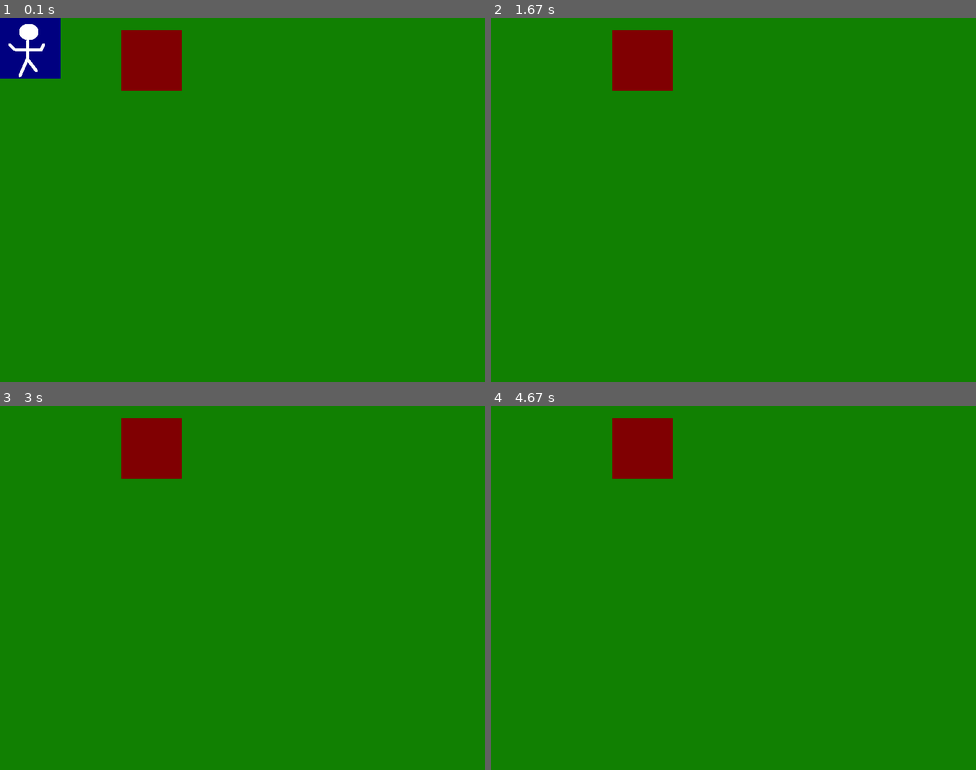
Above: before the commit, frames 1-4 (two rows, left to right).
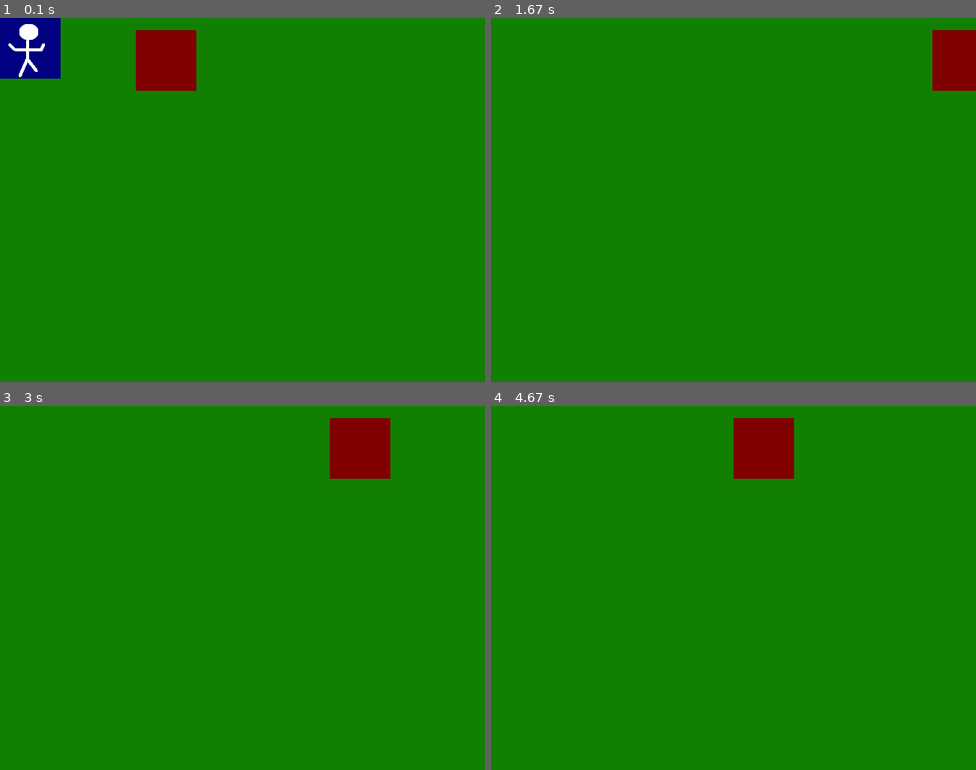
Above: after the commit, the same moments.

Repository: arsummers/pygame-tutorial
Game: pygame game, started from game.py
Two runs of this game, one before a commit and one after it. Both use one fixed random seed, a clock stepped at 60 frames per second and the inputs below.
Inputs:
- Up to frame 1 (0.1 s): no input
- Up to frame 2 (1.67 s): tap A at 0.33 s
- Up to frame 3 (3 s): no input
- Up to frame 4 (4.67 s): no input

The runs differ from the first frame. In frame 1, 1.0% of the frame differs, in the area x 25-41%, y 3-20%; in frame 2, 3.6%; in frame 3, 4.2%, in the area x 25-81%, y 3-20%; in frame 4, 4.2%.

Commit message:
enemy moving

Diff:
--- a/game.py
+++ b/game.py
@@ -68,13 +68,20 @@
         self.rect.y = y
         self.counter = 0
 
-    # def move(self):
-    #     """
-    #     moves enemy
-    #     """
-    #     distance = 80
-    #     speed = 8
+    def move(self):
+        """
+        moves enemy
+        """
+        distance = 80
+        speed = 8
 
+        if self.counter >= 0 and self.counter <= distance:
+            self.rect.x += speed
+        elif self.counter >= distance and self.counter <= distance*2:
+            self.rect.x -= speed
+        else:
+            self.counter = 0
+        self.counter += 1
 
 class Level():
     def bad(lvl, eloc): #expected linter error
@@ -150,5 +157,7 @@
     player.update() #updates player position
     player_list.draw(world) #draws player
     enemy_list.draw(world) #draws enemy
+    for e in enemy_list:
+        e.move()
     pygame.display.flip()
     clock.tick(fps)
